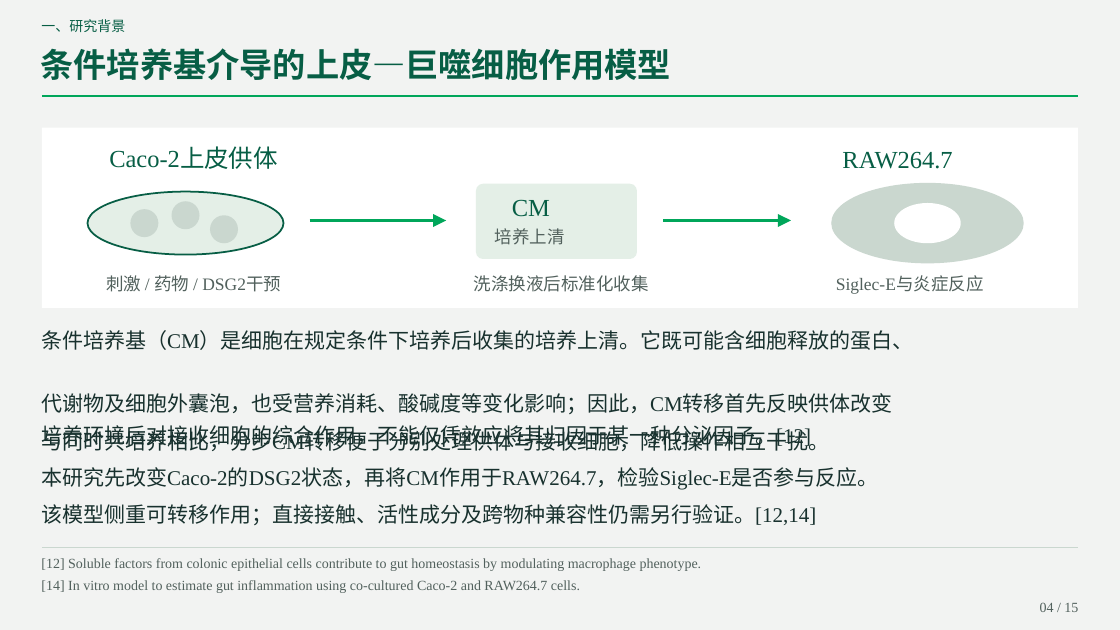
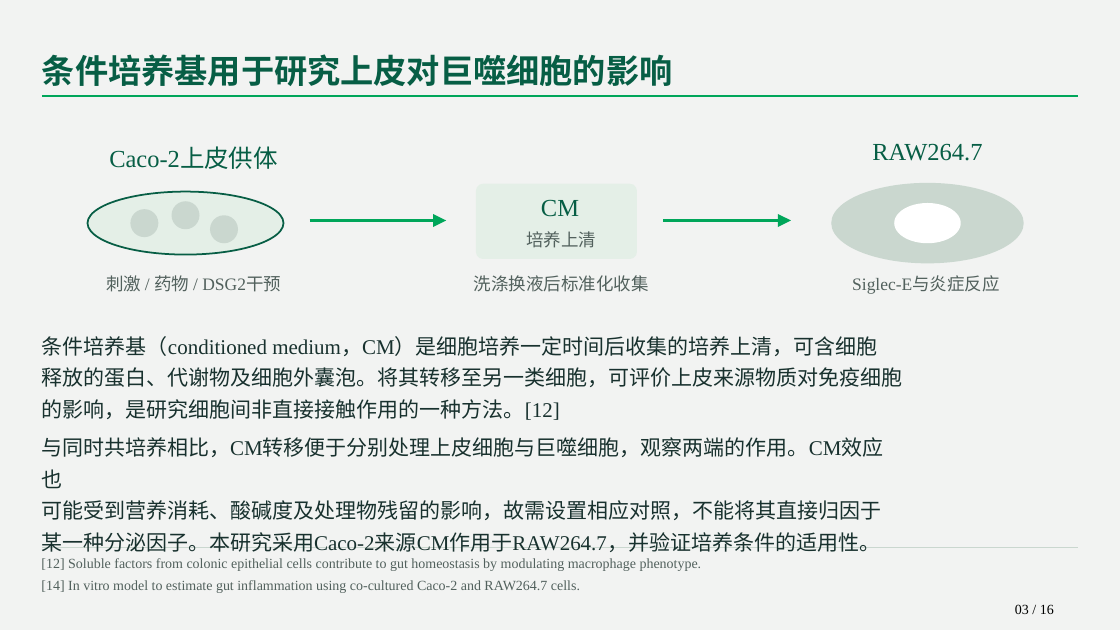
Before and after one commit to lizizhizhi-ai/111111, a slide deck: slide 3 of DSG2_Siglec_journal.pptx (slide 4 before the commit). Drawn at 1120x630 pixels with LibreOffice and Linux fonts; fonts in the diff are those of the drawing. Boxes give left, top, right and bottom in pixels: in the first picture for what was removed or moved away, otherwise in the second. Text is boxed around its words. In the diff, an @@ line names an element or a change of style, - is before the commit and + after.

```diff
--- a/DSG2_Siglec_journal.pptx
+++ b/DSG2_Siglec_journal.pptx
@@ text removed at (x1=41, y1=19, x2=125, y2=32) @@
-一、研究背景
@@ text at (x1=42, y1=54, x2=672, y2=86): text changed @@
-条件培养基介导的上皮—巨噬细胞作用模型
+条件培养基用于研究上皮对巨噬细胞的影响
@@ rectangle removed at (x1=42, y1=128, x2=1078, y2=308) @@
@@ text "RAW264.7" moved from (x1=842, y1=151, x2=952, y2=169) to (x1=872, y1=143, x2=982, y2=161) @@
@@ alignment left to centre in 3 elements at (x1=852, y1=276, x2=1000, y2=294), (x1=872, y1=143, x2=982, y2=161), (x1=541, y1=199, x2=579, y2=217) @@
@@ text "CM" moved from (x1=512, y1=199, x2=550, y2=217) to (x1=541, y1=199, x2=579, y2=217) @@
@@ text "培养上清" moved from (x1=495, y1=228, x2=565, y2=245) to (x1=526, y1=231, x2=596, y2=248) @@
@@ text at (x1=42, y1=336, x2=903, y2=420): text changed @@
-条件培养基（CM）是细胞在规定条件下培养后收集的培养上清。它既可能含细胞释放的蛋白、
-代谢物及细胞外囊泡，也受营养消耗、酸碱度等变化影响；因此，CM转移首先反映供体改变
-培养环境后对接收细胞的综合作用，不能仅凭效应将其归因于某一种分泌因子。[12]
+条件培养基（conditioned medium，CM）是细胞培养一定时间后收集的培养上清，可含细胞
+释放的蛋白、代谢物及细胞外囊泡。将其转移至另一类细胞，可评价上皮来源物质对免疫细胞
+的影响，是研究细胞间非直接接触作用的一种方法。[12]
@@ text at (x1=41, y1=437, x2=883, y2=552): text changed @@
-与同时共培养相比，分步CM转移便于分别处理供体与接收细胞，降低操作相互干扰。
-本研究先改变Caco-2的DSG2状态，再将CM作用于RAW264.7，检验Siglec-E是否参与反应。
-该模型侧重可转移作用；直接接触、活性成分及跨物种兼容性仍需另行验证。[12,14]
+与同时共培养相比，CM转移便于分别处理上皮细胞与巨噬细胞，观察两端的作用。CM效应也
+可能受到营养消耗、酸碱度及处理物残留的影响，故需设置相应对照，不能将其直接归因于
+某一种分泌因子。本研究采用Caco-2来源CM作用于RAW264.7，并验证培养条件的适用性。
@@ text added at (x1=1015, y1=604, x2=1054, y2=614), 12 pt, text #000000 @@
+03 / 16
@@ text removed at (x1=1040, y1=603, x2=1078, y2=612) @@
-04 / 15
```
Also in this commit, not shown: 14 other slides changed, 1 slide added, 3 other files.
